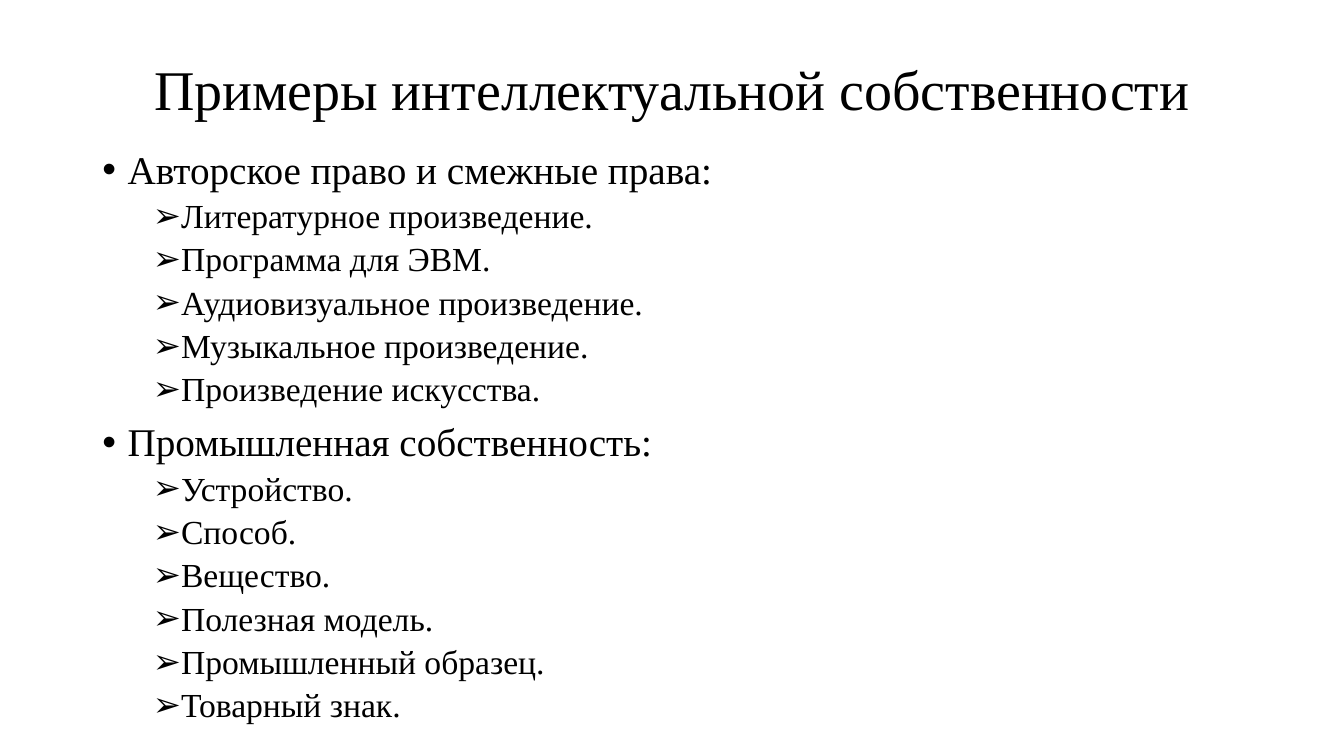
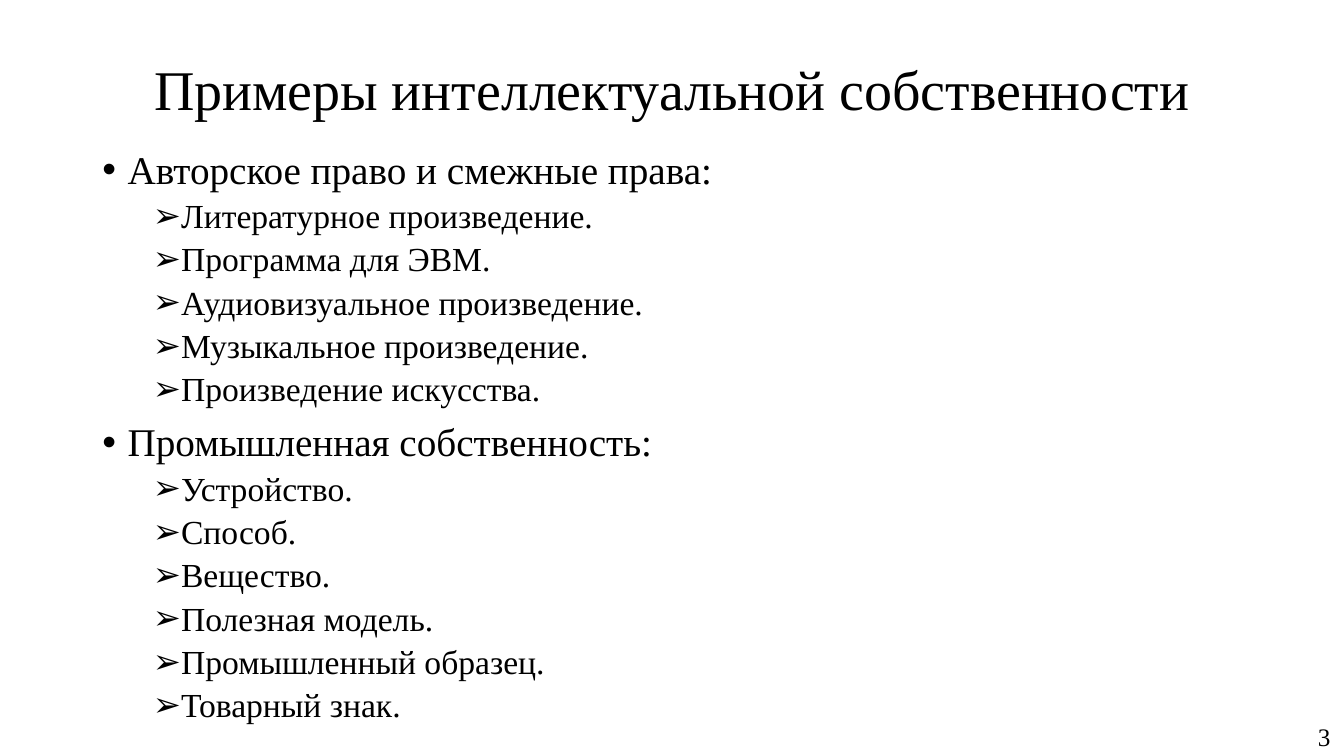
Before and after one commit to KeroDeep/Education, a slide deck: slide 3 of Novosibirsk_State_University/Дипломная работа/Доклады/Презентация.pptx. Drawn at 1344x756 pixels with LibreOffice and Linux fonts; fonts in the diff are those of the drawing. Boxes give left, top, right and bottom in pixels: in the first picture for what was removed or moved away, otherwise in the second. Text is boxed around its words. In the diff, an @@ line names an element or a change of style, - is before the commit and + after.

```diff
--- a/Novosibirsk_State_University/Дипломная работа/Доклады/Презентация.pptx
+++ b/Novosibirsk_State_University/Дипломная работа/Доклады/Презентация.pptx
@@ text added at (1318,729,1331,747), 18 pt, text #000000 @@
+3
```
Also in this commit, not shown: 8 other slides changed, 15 other files.
